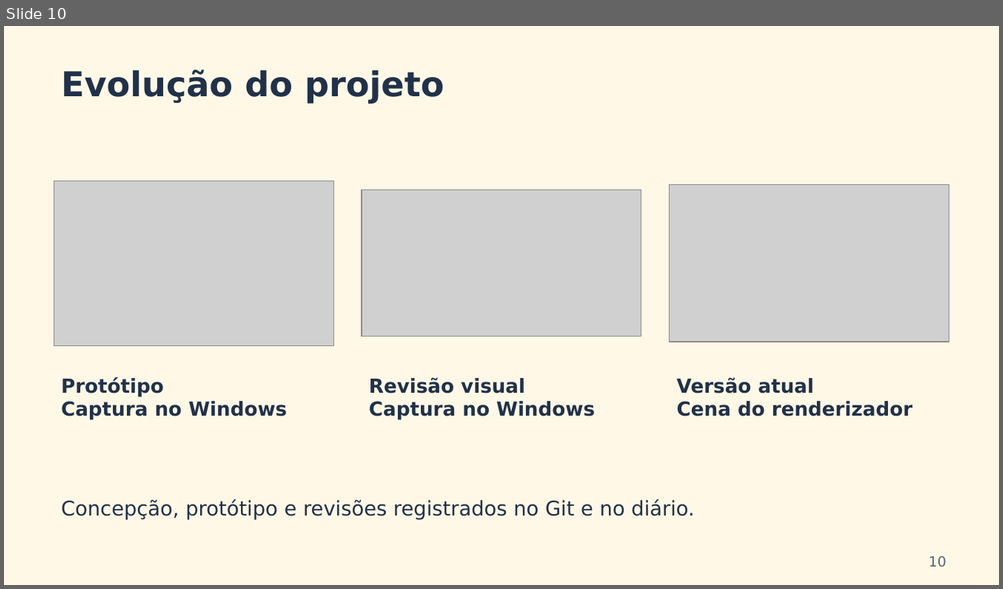
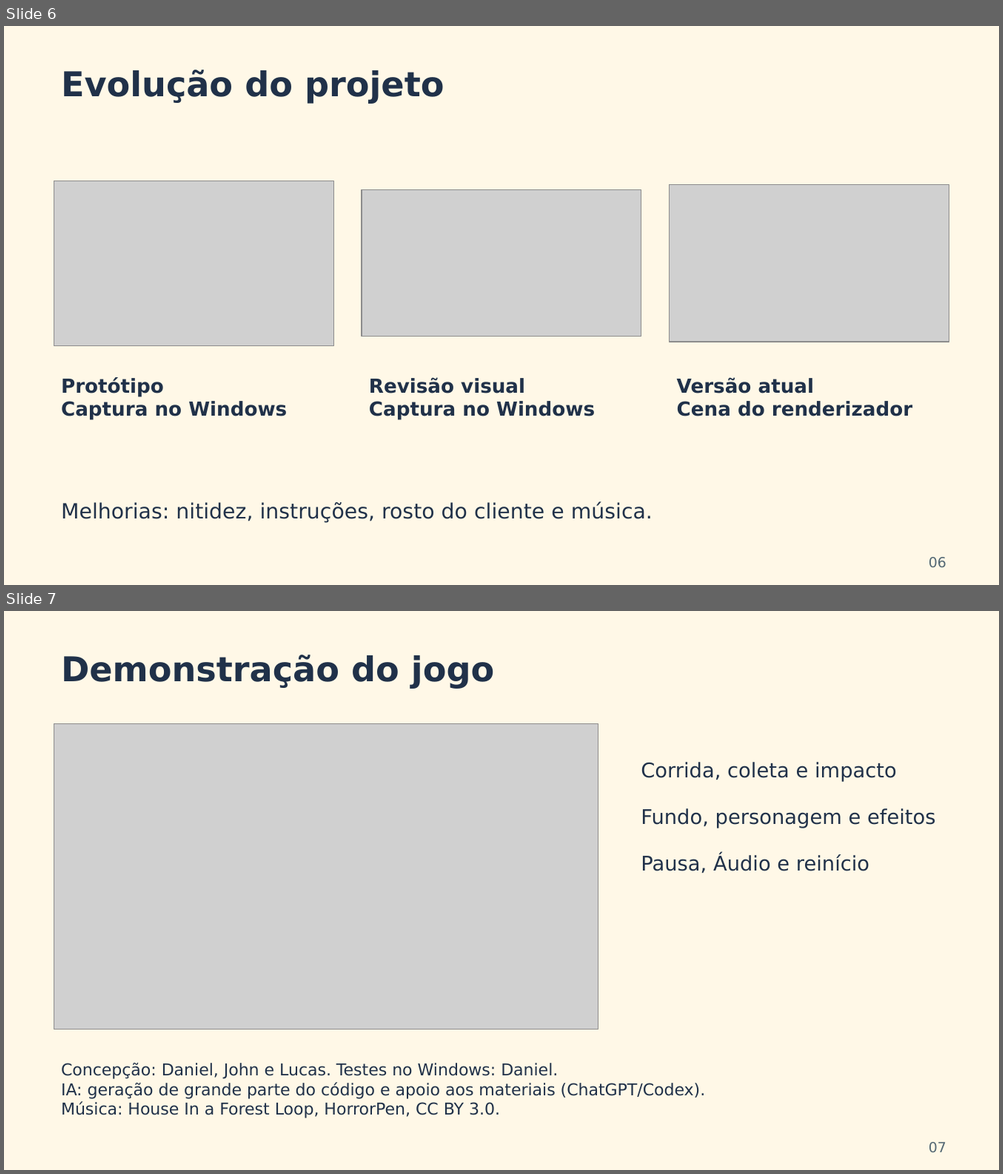
Before and after one commit to Danielpr614/corre-que-derrete, a slide deck: presentation/Corre_que_Derrete_Equipe_20261015.pptx. Shown one above the other, each under a label of ours: slide 10 before the commit, slides 6 and 7 after it. The pictures are 1003x589 and 1003x1174 pixels, drawn with LibreOffice and Linux fonts; fonts in the diff are those of the drawing; grey boxes stand for pictures. Boxes give left, top, right and bottom in pixels: in the first picture for what was removed or moved away, otherwise in the second. Text is boxed around its words. In the diff, an @@ line names an element or a change of style, - is before the commit and + after.

Commit message:
Reduz apresentação a sete slides e simplifica o roteiro de demonstração

```diff
--- a/presentation/Corre_que_Derrete_Equipe_20261015.pptx
+++ b/presentation/Corre_que_Derrete_Equipe_20261015.pptx
@@ slide 7 added at (x1=4, y1=611, x2=999, y2=1170), background #FFF8E7 @@
@@ text added at (x1=61, y1=655, x2=494, y2=689), 33 pt, text #203149, bold @@
+Demonstração do jogo
@@ picture added at (x1=54, y1=723, x2=598, y2=1030) @@
@@ text added at (x1=640, y1=762, x2=936, y2=873), 19.5 pt, text #203149 @@
+Corrida, coleta e impacto
+Fundo, personagem e efeitos
+Pausa, Áudio e reinício
@@ text added at (x1=61, y1=1063, x2=706, y2=1119), 15.8 pt, text #203149 @@
+Concepção: Daniel, John e Lucas. Testes no Windows: Daniel.
+IA: geração de grande parte do código e apoio aos materiais (ChatGPT/Codex).
+Música: House In a Forest Loop, HorrorPen, CC BY 3.0.
@@ text added at (x1=928, y1=1142, x2=946, y2=1153), 13.5 pt, text #526773 @@
+07
@@ what was slide 10 is now slide 6 @@
@@ slide 6 changed as well @@
@@ text at (x1=61, y1=502, x2=652, y2=523): text changed; size 19.5 to 20.2 pt @@
-Concepção, protótipo e revisões registrados no Git e no diário.
+Melhorias: nitidez, instruções, rosto do cliente e música.
@@ text at (x1=928, y1=557, x2=946, y2=568): text changed @@
-10
+06
```
Also in this commit, not shown: 1 other slide changed, 2 other slides added, 10 slides removed, 6 other files.
